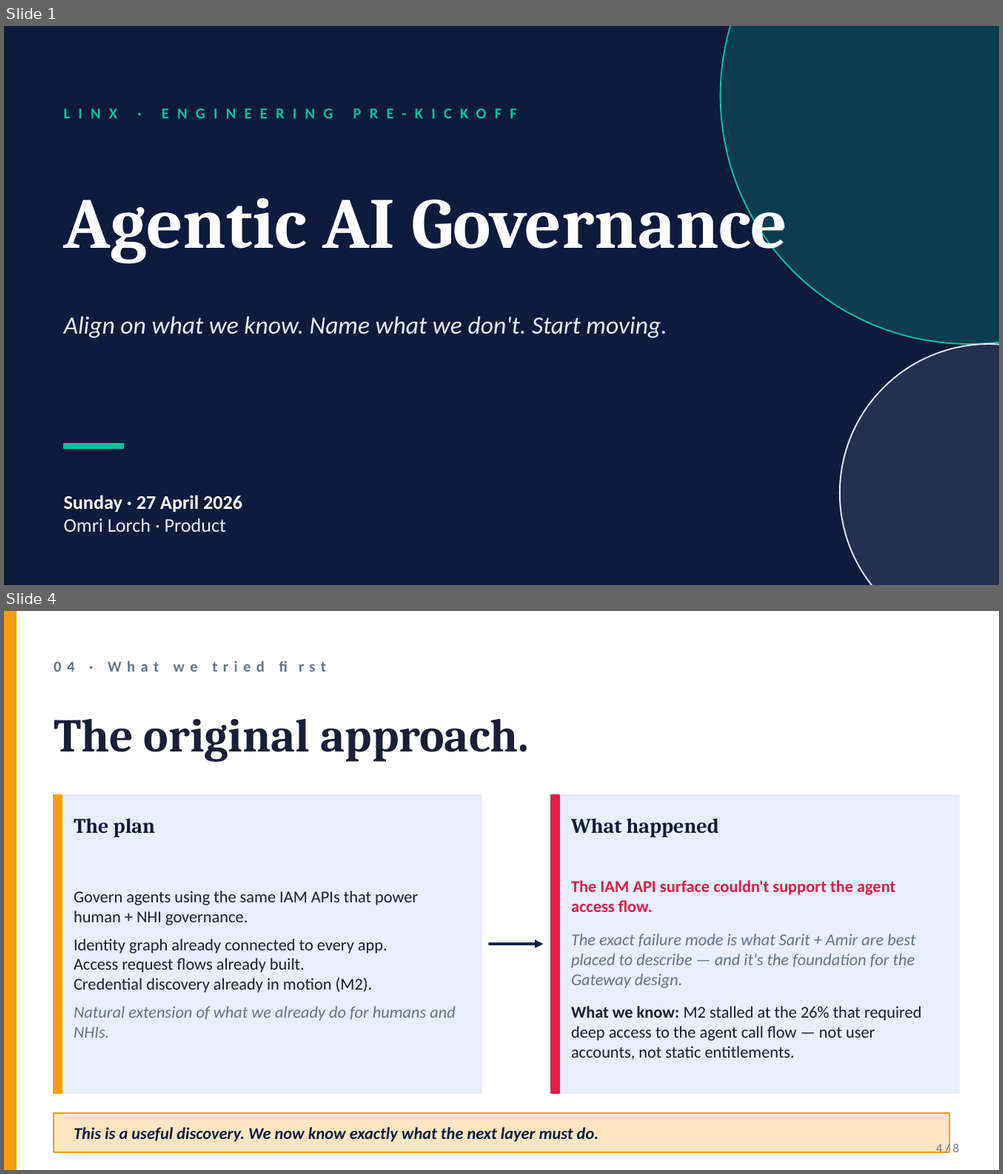
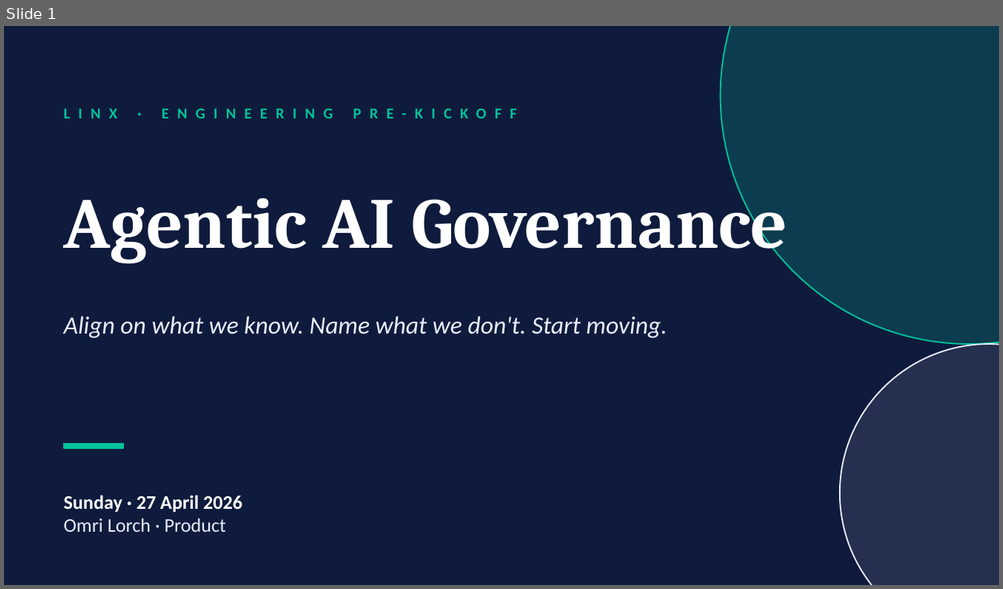
Before and after one commit to Lorch19/ol-linx-agent, a slide deck: artifacts/eng-prekickoff-2026-04-27.pptx. Shown one above the other, each under a label of ours: slides 1 and 4 before the commit, slide 1 after it; the slides between them are not shown. The pictures are 1003x1174 and 1003x589 pixels, drawn with LibreOffice and Linux fonts; fonts in the diff are those of the drawing. Boxes give left, top, right and bottom in pixels: in the first picture for what was removed or moved away, otherwise in the second. Text is boxed around its words. In the diff, an @@ line names an element or a change of style, - is before the commit and + after.

```diff
--- a/artifacts/eng-prekickoff-2026-04-27.pptx
+++ b/artifacts/eng-prekickoff-2026-04-27.pptx
@@ slide 4 removed at (x1=4, y1=611, x2=999, y2=1170), background #FFFFFF @@
@@ rectangle removed at (x1=4, y1=611, x2=16, y2=1170) @@
@@ text removed at (x1=54, y1=651, x2=849, y2=681) @@
-04 · What we tried first
@@ text removed at (x1=54, y1=719, x2=529, y2=761) @@
-The original approach.
@@ rectangle removed at (x1=54, y1=795, x2=481, y2=1093) @@
@@ rectangle removed at (x1=54, y1=795, x2=62, y2=1093) @@
@@ rectangle removed at (x1=551, y1=795, x2=959, y2=1093) @@
@@ rectangle removed at (x1=551, y1=795, x2=559, y2=1093) @@
@@ text removed at (x1=74, y1=818, x2=155, y2=837) @@
-The plan
@@ text removed at (x1=571, y1=818, x2=719, y2=837) @@
-What happened
@@ text removed at (x1=74, y1=891, x2=455, y2=1038) @@
-Govern agents using the same IAM APIs that power human + NHI governance.
-Identity graph already connected to every app.
-Access request flows already built.
-Credential discovery already in motion (M2).
-Natural extension of what we already do for humans and NHIs.
@@ text removed at (x1=571, y1=880, x2=922, y2=1060) @@
-The IAM API surface couldn't support the agent access flow.
-The exact failure mode is what Sarit + Amir are best placed to describe — and it's the foundation for the Gateway design.
-What we know: M2 stalled at the 26% that required deep access to the agent call flow — not user accounts, not static entitlements.
@@ arrow removed from (489, 944) to (543, 944) @@
@@ rectangle removed at (x1=54, y1=1113, x2=949, y2=1153) @@
@@ text removed at (x1=74, y1=1128, x2=599, y2=1142) @@
-This is a useful discovery. We now know exactly what the next layer must do.
@@ text removed at (x1=936, y1=1144, x2=959, y2=1156) @@
-4 / 8
```
Also in this commit, not shown: 3 slides changed, 3 slides added, 3 other slides removed.
